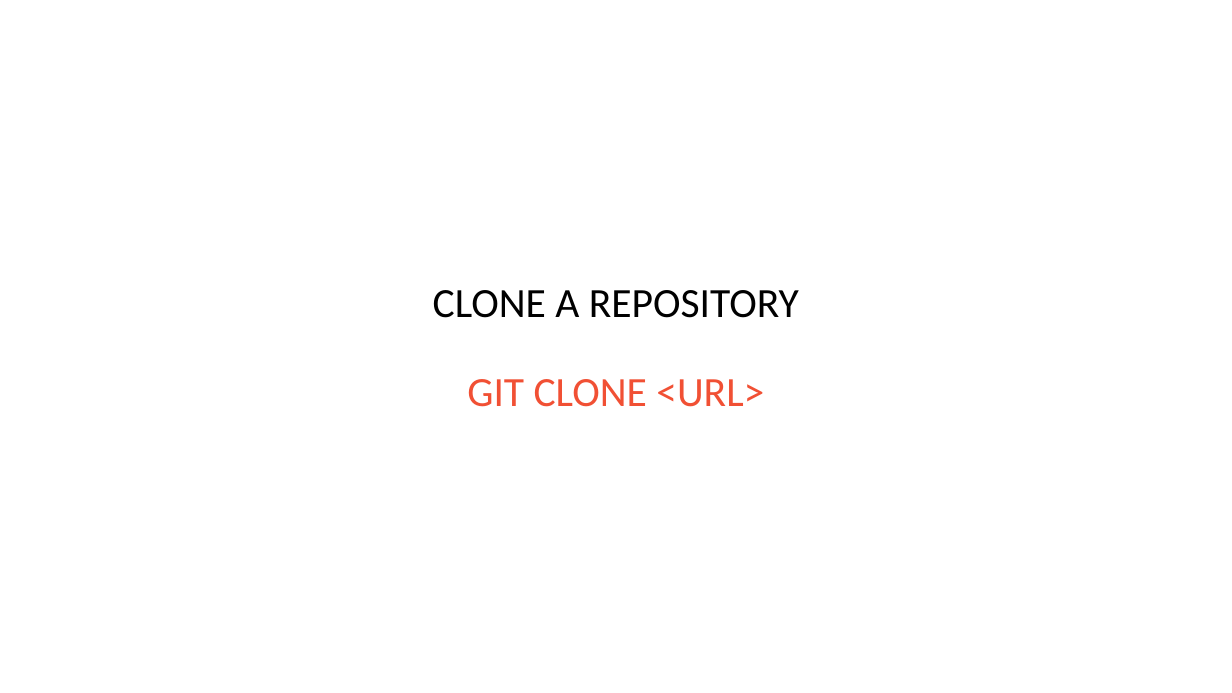
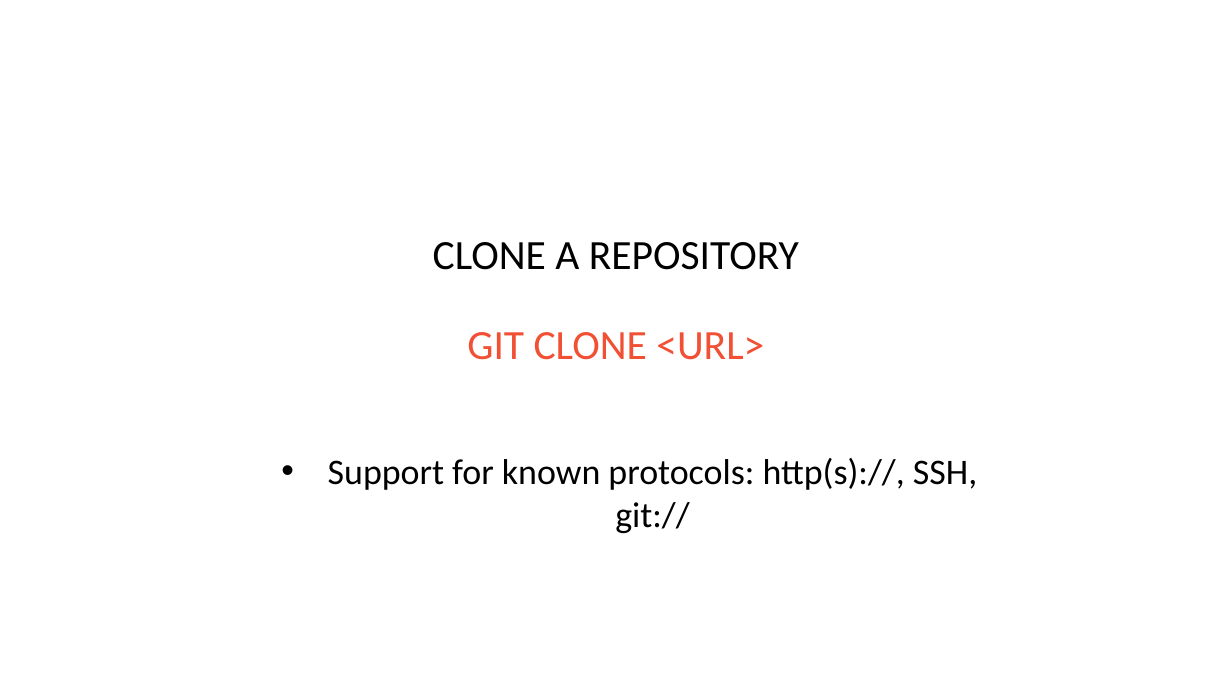
Before and after one commit to bogdanbujdea/git102, a slide deck: slide 23 of Course 1.pptx (slide 22 before the commit). Drawn at 1232x693 pixels with LibreOffice and Linux fonts; fonts in the diff are those of the drawing. Boxes give left, top, right and bottom in pixels: in the first picture for what was removed or moved away, otherwise in the second. Text is boxed around its words. In the diff, an @@ line names an element or a change of style, - is before the commit and + after.

```diff
--- a/Course 1.pptx
+++ b/Course 1.pptx
@@ title "CLONE A REPOSITORY GIT CLONE ..." moved from (x1=433, y1=290, x2=799, y2=407) to (x1=433, y1=242, x2=799, y2=360) @@
@@ text added at (x1=328, y1=458, x2=977, y2=533), 28 pt, text #000000 @@
+• Support for known protocols: http(s)://, SSH, git://
```
Also in this commit, not shown: 3 other slides changed, 1 slide added.
